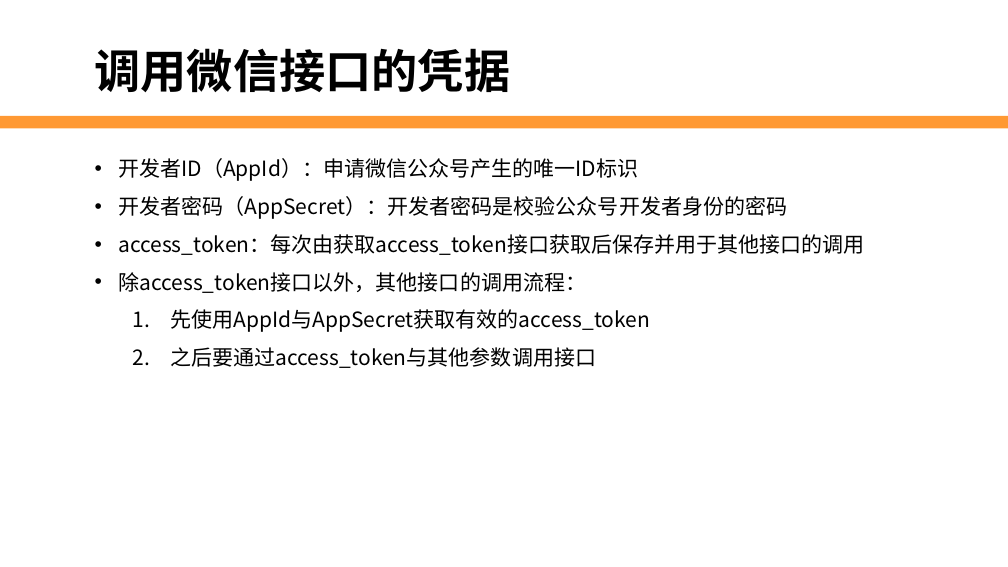
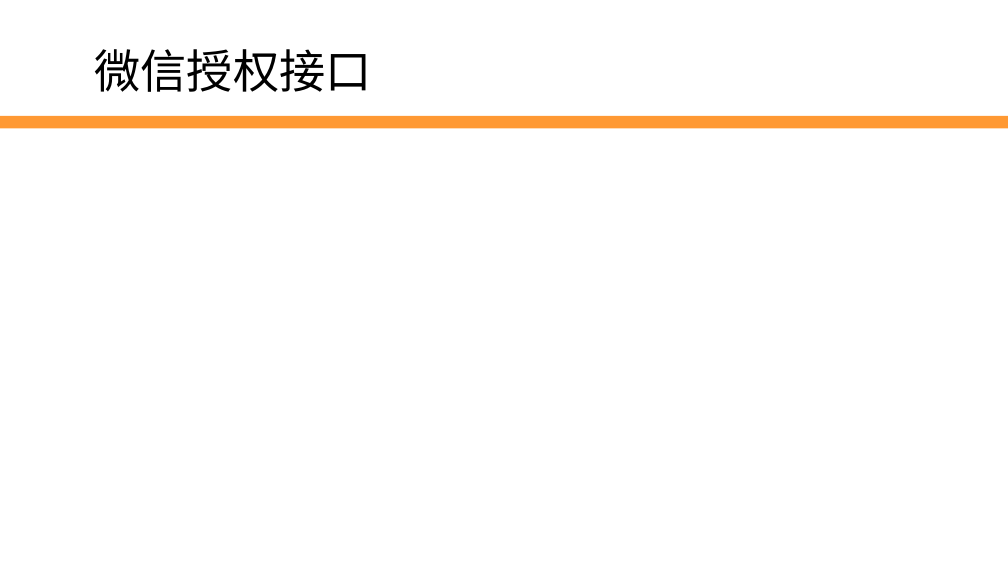
Before and after one commit to edu2act/2017-2018_1st_Wechat_Web_Programming, a slide deck: slide 20 of 课程ppt/第11讲 微信支付与Oauth授权.pptx (slide 25 before the commit). Drawn at 1008x567 pixels with LibreOffice and Linux fonts; fonts in the diff are those of the drawing; background and template pictures are left out. Boxes give left, top, right and bottom in pixels: in the first picture for what was removed or moved away, otherwise in the second. Text is boxed around its words. In the diff, an @@ line names an element or a change of style, - is before the commit and + after.

Commit message:
update ppt 11 12

```diff
--- a/课程ppt/第11讲 微信支付与Oauth授权.pptx
+++ b/课程ppt/第11讲 微信支付与Oauth授权.pptx
@@ text at bbox=[95, 49, 372, 92]: text changed; bold off @@
-调用微信接口的凭据
+微信授权接口
@@ text removed at bbox=[118, 158, 865, 368] @@
-• 开发者ID（AppId）：申请微信公众号产生的唯一ID标识
-• 开发者密码（AppSecret）：开发者密码是校验公众号开发者身份的密码
-• access_token：每次由获取access_token接口获取后保存并用于其他接口的调用
-• 除access_token接口以外，其他接口的调用流程：
-  1. 先使用AppId与AppSecret获取有效的access_token
-  2. 之后要通过access_token与其他参数调用接口
```
Also in this commit, not shown: 2 other slides changed, 8 slides added, 17 slides removed, 4 other files.
